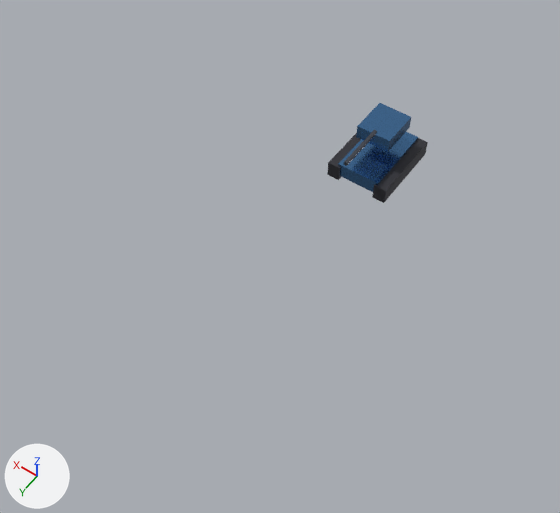
A saved change to the glTF model apps/web-client/public/assets/models/units/AL_PioneerHarvester_LOD0.glb.
Rendered twice from a 50 mm lens placed at (-13.1, 27.3, 30.1), pointed at (0.7, 8.0, -0.2). The axes (+X, +Y, +Z) are drawn at lower left. The lights are the same throughout. The picture after the commit comes second. Objects named as collision shapes, trigger or cutter boxes, shadow casters or lower levels of detail are left out. Where no turn or scale is listed for an object, it has been applied to the vertices. Vertices at exactly the same position are counted once.
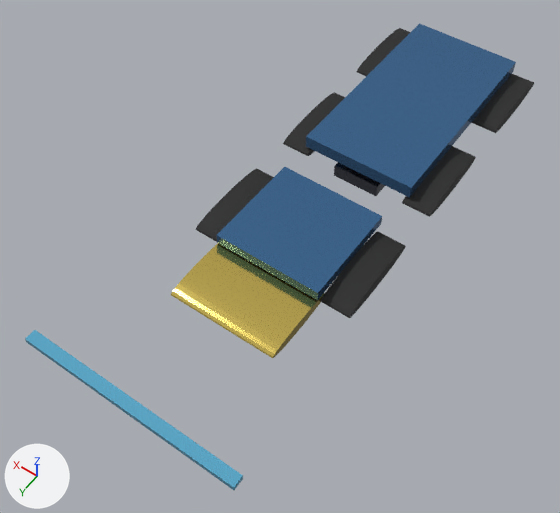
Where the newer file only moved an object's origin or applied its transform, the numbers keep the older frame.

Edits to the bpy script that builds the scene:
```text
Change me_cube_001:
    where me_cube_001.from_pydata(...)  # 8 vertices, 12 faces; spans x -0.5..0.5, y -0.5..0.5, z -0.5..0.5
    remove me_cube_001.materials.append(mat_mat_treads)  # dark grey #3f3f45
    add me_cube_001.materials.append(mat_mat_darksteel)  # grey #61656f
Change me_cube_002:
    where me_cube_002.from_pydata(...)  # 8 vertices, 12 faces; spans x -0.5..0.5, y -0.5..0.5, z -0.5..0.5
    remove me_cube_002.materials.append(mat_mat_treads)  # dark grey #3f3f45
    add me_cube_002.materials.append(mat_mat_alliancearmor)  # blue #5081b3
Change me_cube_003:
    where me_cube_003.from_pydata(...)  # 8 vertices, 12 faces; spans x -0.5..0.5, y -0.5..0.5, z -0.5..0.5
    remove me_cube_003.materials.append(mat_mat_alliancearmor)  # blue #5081b3
    add me_cube_003.materials.append(mat_mat_glass)  # cyan #59aacb
Change me_cylinder:
    remove me_cylinder.from_pydata(...)  # 64 vertices, 124 faces; spans x -0.12..0.12, y -1.4..1.4, z -0.12..0.12
    remove me_cylinder.materials.append(mat_mat_darksteel)  # grey #61656f
    add me_cylinder.from_pydata(...)  # 64 vertices, 124 faces; spans x -4.42..-2.86, y -11.99..-6.93, z -2.25..-1.48
    me_cylinder part 2: the whole mesh is multiplied about its middle by the matrix ((0.0, -0.557, 0.0), (0.0, 0.0, 21.083), (-3.208, 0.0, 0.0)), then moved by (-3.64, -9.46, -1.86)
    add me_cylinder.materials.append(mat_mat_rubber)  # black #272727
Add me_cube_004:
    me_cube_004.from_pydata(...)  # a box spanning x -0.5..0.5, y -0.5..0.5, z -0.5..0.5
    me_cube_004.materials.append(mat_mat_alliancearmor)  # blue #5081b3
Change ob_cube:
    ob_cube: bpy.data.objects.new('Cube', me_cube) -> bpy.data.objects.new('Cube', me_cube_001)
    ob_cube.scale: (2.4, 4.2, 0.8) -> (2.6, 4.6, 0.7)
Change ob_cube_001:
    ob_cube_001: bpy.data.objects.new('Cube.001', me_cube_001) -> bpy.data.objects.new('Cube.001', me_cube_002)
    ob_cube_001.parent: ob_vehicleroot -> ob_cube
    ob_cube_001.location: (-1.4, 0.0, 0.5) -> (0.0, 1.6, 1.45)
    ob_cube_001.scale: (0.7, 4.4, 0.9) -> (2.2, 1.2, 0.8)
Change ob_cube_002:
    ob_cube_002: bpy.data.objects.new('Cube.002', me_cube_002) -> bpy.data.objects.new('Cube.002', me_cube_003)
    ob_cube_002.parent: ob_vehicleroot -> ob_cube_001
    ob_cube_002.location: (1.4, 0.0, 0.5) -> (0.0, 2.15, 1.5)
    ob_cube_002.scale: (0.7, 4.4, 0.9) -> (1.9, 0.1, 0.55)
Change ob_cube_003:
    ob_cube_003: bpy.data.objects.new('Cube.003', me_cube_003) -> bpy.data.objects.new('Cube.003', me_cube_004)
    ob_cube_003.parent: ob_turretyaw -> ob_cube
    ob_cube_003.location: (0.0, -0.2, 1.4) -> (0.0, -0.8, 1.55)
    ob_cube_003.scale: (1.9, 2.2, 0.75) -> (2.4, 2.6, 1.0)
Add ob_cylinder_006:
    ob_cylinder_006 = bpy.data.objects.new('Cylinder.006', me_cylinder_006)  # 64 vertices, 124 faces; spans x -2.86..2.86, y -2.07..2.07, z -0.32..0.32; in mat_mat_goldtrim (yellow #edd36c)
    ob_cylinder_006.location = (0.0, 11.5, 1.12)
Add ob_cylinder_005:
    ob_cylinder_005 = bpy.data.objects.new('Cylinder.005', me_cylinder_005)  # 64 vertices, 124 faces; spans x -0.78..0.78, y -2.53..2.53, z -0.39..0.39; in mat_mat_rubber (black #272727)
    ob_cylinder_005.location = (3.64, 7.36, 1.09)
Add ob_cylinder_004:
    ob_cylinder_004 = bpy.data.objects.new('Cylinder.004', me_cylinder_005.copy())
    ob_cylinder_004.location = (3.64, 0.0, 1.09)
Add ob_cylinder_003:
    ob_cylinder_003 = bpy.data.objects.new('Cylinder.003', me_cylinder_005.copy())
    ob_cylinder_003.location = (3.64, -7.36, 1.09)
Add ob_cylinder_002:
    ob_cylinder_002 = bpy.data.objects.new('Cylinder.002', me_cylinder_005.copy())
    ob_cylinder_002.location = (-3.64, 7.36, 1.09)
Add ob_cylinder_001:
    ob_cylinder_001 = bpy.data.objects.new('Cylinder.001', me_cylinder_005.copy())
    ob_cylinder_001.location = (-3.64, 0.0, 1.09)
```

Where the change shows, as pixel boxes (x1, y1, x2, y2) in the pictures (560 x 513 px; the box of a moved part takes in the faces that stretch with it):
'Cube.003', recoloured, rescaled, reshaped, moved (277% wider, 252% taller): before (356, 103, 411, 152); after (306, 23, 516, 198)
'Cube.001', recoloured, rescaled, reshaped, moved (191% wider, 103% taller): before (372, 138, 428, 203); after (217, 167, 382, 300)
'Cylinder.006', added (yellow): after (171, 243, 325, 358)
'Cube.002', recoloured, rescaled, moved, reshaped: before (327, 133, 361, 180); after (25, 330, 243, 490)
'Cylinder.002', added (black): after (320, 231, 406, 318)
'Cube', recoloured, reshaped, rescaled: before (338, 132, 418, 192); after (334, 163, 385, 196)
'Cylinder.001', added (black): after (402, 146, 476, 217)
'Cylinder', recoloured, reshaped (88% wider, 62% taller): before (344, 130, 377, 166); after (471, 74, 534, 133)
'Cylinder.005', added (black): after (196, 169, 274, 242)
'Cylinder.004', added (black): after (283, 92, 345, 156)
'Cylinder.003', added (black): after (357, 28, 410, 76)
part 1 of me_cube, moved or reshaped (not visible afterwards): before (338, 132, 418, 192)
